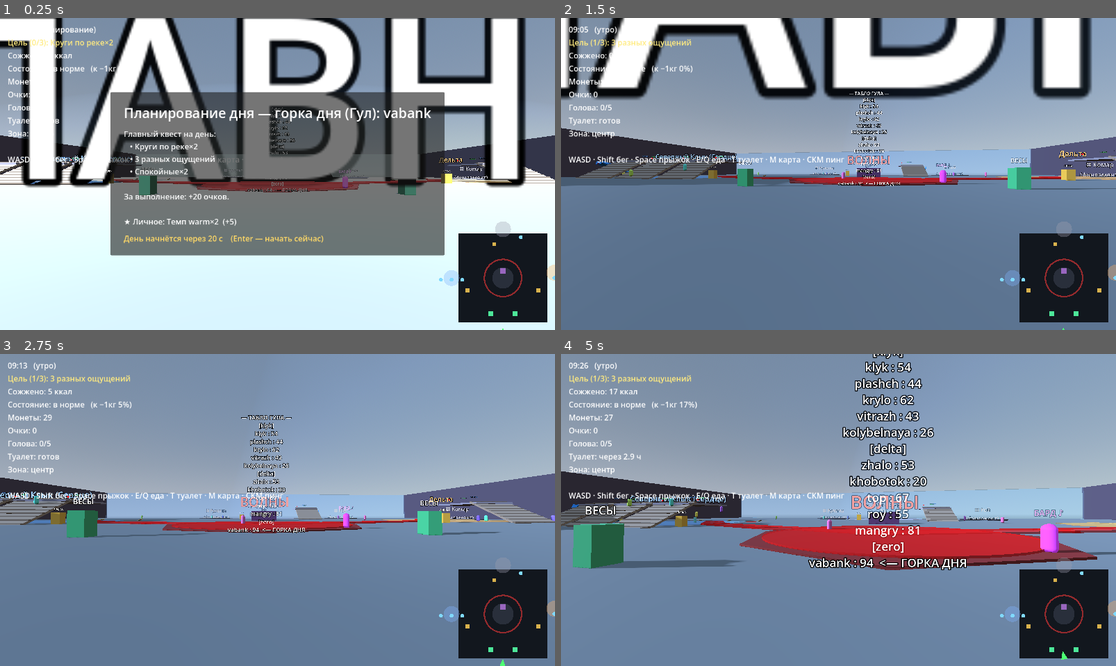
Above: before the commit, frames 1-4 (two rows, left to right).
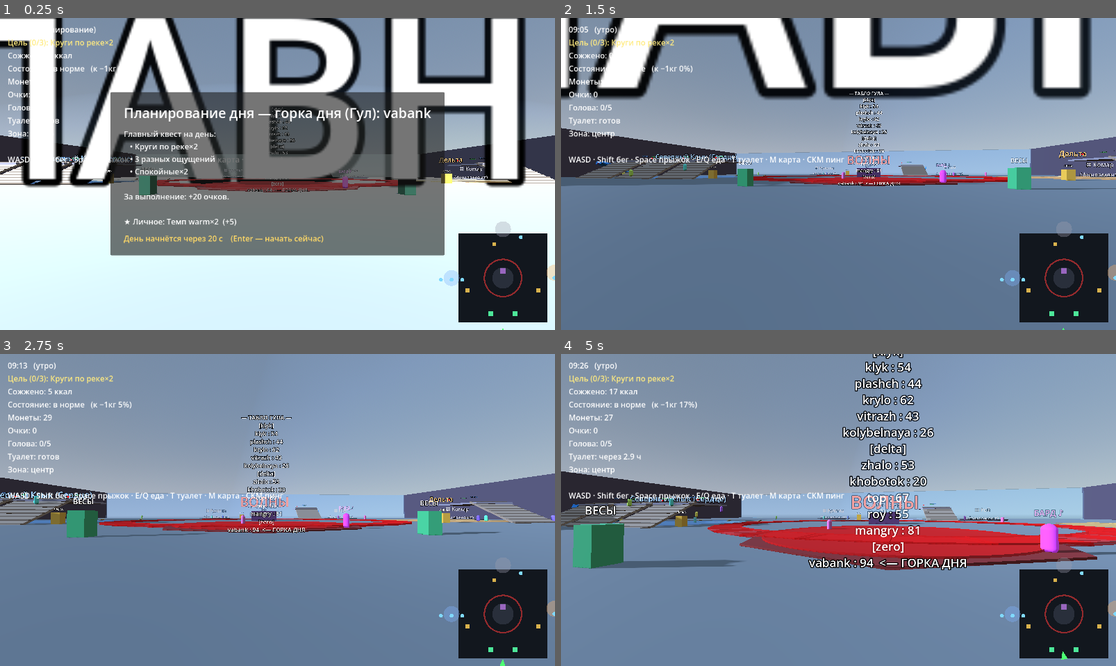
Above: after the commit, the same moments.

Repository: evangelipeep/Red-Wave
Game: Godot game, scene res://world/ParkGreybox.tscn
Two runs of this game, one before a commit and one after it. Both use one fixed random seed, a clock stepped at 60 frames per second and the inputs below. The project has no main scene, so this scene is started directly.
Inputs (mouse positions are in pixels of both pictures, inside the frame that each line leads up to):
- Up to frame 1 (0.25 s): no input
- Up to frame 2 (1.5 s): tap Enter (ui_accept) at 0.5 s; drag from (1066, 276) to (894, 105) at 0.52 s; move the mouse to (810, 174) at 1.27 s; hold W (move_forward) from 1.28 s (still down); tap E (eat_snack) at 1.35 s
- Up to frame 3 (2.75 s): keep holding W (move_forward); tap Space (jump) at 1.52 s; move the mouse to (288, 503) at 2.02 s; hold Middle mouse button (ping) from 2.03 s (still down)
- Up to frame 4 (5 s): keep holding W (move_forward); move the mouse to (832, 516) at 2.77 s; release Middle mouse button (ping) at 2.78 s; tap Shift (sprint) at 2.85 s; click (832, 516) at 2.92 s; tap Space (jump) at 3.02, 3.77, 4.52 s; move the mouse to (877, 513) at 3.52 s; hold T (toilet) 3.53-4.28 s; move the mouse to (794, 506) at 4.27 s; tap Q (eat_meal) at 4.35 s

The runs differ from the first frame. In frame 1, 0.5% of the frame differs, in the area x 20-80%, y 51-55%; in frame 2, 0.6%; in frame 3, 0.8%; in frame 4, 2.0%, in the area x 5-100%, y 6-62%.

Commit message:
feat(river): река-капилляр кольцом + счёт кругов — квест «круги по реке» реальный
- капилляр теперь замкнутый овал с течением по кругу (ленивая река)
- PlayerController считает круги по накоплению угла вокруг центра кольца
- RunState.river_laps + add_lap; QuestTracker: атом laps больше не авто-зачёт
- осталось авто только race/skip (нужны мини-игры)

Co-Authored-By: Claude Opus 4.8 <noreply@anthropic.com>

Diff:
--- a/autoload/RunState.gd
+++ b/autoload/RunState.gd
@@ -16,6 +16,7 @@
 var pings: Array = []                # активные пинги [{pos, until}] для карты/миникарты
 var souvenirs: Dictionary = {}       # купленные сувениры по лавкам (shop_id → true)
 var bard_photo: bool = false         # сделал фото с Бардом
+var river_laps: int = 0              # кругов по ленивой реке
 var offenses: int = 0                 # нарушений очереди (прыжки без очереди)
 var run_blocked: bool = false         # бег заблокирован охраной (наказание)
 var queue_jump_banned: bool = false   # после 2 нарушений — прыгать без очереди вообще нельзя
@@ -43,6 +44,7 @@
 	pings.clear()
 	souvenirs.clear()
 	bard_photo = false
+	river_laps = 0
 	personal_quest.clear()
 	offenses = 0
 	run_blocked = false
@@ -55,6 +57,10 @@
 func add_score(delta: int) -> void:
 	score += delta
 	EventBus.score_changed.emit(Net.local_id(), score)
+
+func add_lap() -> void:
+	river_laps += 1
+	EventBus.toast.emit("Круг по реке! (%d)" % river_laps)
 
 # Прыжок без очереди пойман: штраф, блок бега, реакция охраны.
 func register_offense() -> void:
--- a/player/PlayerController.gd
+++ b/player/PlayerController.gd
@@ -31,7 +31,10 @@
 var _water_surface_y: float = 0.0           # уровень поверхности текущей воды
 var _in_river: bool = false                 # в ленивой реке (есть течение)
 var _river_flow: Vector3 = Vector3.ZERO     # направление течения текущего русла
+var _river_center: Vector3 = Vector3.ZERO   # центр кольца реки (для счёта кругов)
 var _river_count: int = 0
+var _river_angle_accum: float = 0.0         # накопленный угол вокруг центра
+var _river_last_angle: float = 0.0
 var riding: bool = false        # едем с горки — движением управляет SlideRail
 var _rail: Node = null
 
@@ -172,10 +175,16 @@
 	velocity.x += horiz.x * swim_speed * water_drag * delta
 	velocity.z += horiz.z * swim_speed * water_drag * delta
 
-	# Течение ленивой реки — тащит вдоль русла (flow_dir).
+	# Течение ленивой реки — тащит вдоль русла (flow_dir) + считаем круги.
 	if _in_river:
 		velocity.x += _river_flow.x * river_drift * water_drag * delta
 		velocity.z += _river_flow.z * river_drift * water_drag * delta
+		var a := atan2(global_position.z - _river_center.z, global_position.x - _river_center.x)
+		_river_angle_accum += wrapf(a - _river_last_angle, -PI, PI)
+		_river_last_angle = a
+		if absf(_river_angle_accum) >= TAU:
+			_river_angle_accum -= TAU * signf(_river_angle_accum)
+			RunState.add_lap()
 
 	# Вертикаль (как в Minecraft): Space — всплывать, Ctrl — нырять, иначе лёгкое погружение.
 	# Всплыл к поверхности и держишь Space → мягко выходишь (уносишь ≤ swim_rise_speed).
@@ -235,6 +244,8 @@
 		_river_count += 1
 		_in_river = true
 		_river_flow = area.get_meta("flow_dir", Vector3.ZERO)
+		_river_center = area.get_meta("river_center", Vector3.ZERO)
+		_river_last_angle = atan2(global_position.z - _river_center.z, global_position.x - _river_center.x)
 
 func _on_water_exited(area: Area3D) -> void:
 	if area.is_in_group("water"):
@@ -245,6 +256,7 @@
 		_river_count = max(_river_count - 1, 0)
 		if _river_count == 0:
 			_in_river = false
+			_river_angle_accum = 0.0
 
 # Брызги от входа в воду. strength ~ скорость × вес (0.4..4.0).
 func _spawn_splash(strength: float) -> void:
--- a/systems/quest/QuestTracker.gd
+++ b/systems/quest/QuestTracker.gd
@@ -4,7 +4,7 @@
 ## завершении. Оценивает то, что уже есть (горки, вес, голова, еда, театры/шоу);
 ## атомы систем «в разработке» (лавки/гонки/очереди/круги) пока авто-зачёт.
 
-const AUTO_AXES := ["race", "skip", "laps"]
+const AUTO_AXES := ["race", "skip"]
 const EVE_19_FRAC := 10.0 / 12.0   # 19:00 при дне 09:00–21:00
 const SHOW_WINDOW := 20.0          # сек, сколько идёт шоу после старта
 
@@ -174,6 +174,8 @@
 			return Vector2i(mini(_eaten_zones.size(), 3), 3)
 		"shop":
 			return Vector2i(mini(RunState.souvenirs.size(), 3), 3)
+		"laps":
+			return Vector2i(mini(RunState.river_laps, n), n)
 		"shows":
 			return Vector2i(mini(_shows_attended, n), n)
 		_:
@@ -217,6 +219,8 @@
 			return RunState.souvenirs.size() >= 3
 		"bard":
 			return RunState.bard_photo
+		"laps":
+			return RunState.river_laps >= n
 		"shows":
 			return _shows_attended >= n
 		"weightlow":
--- a/world/ParkBuilder.gd
+++ b/world/ParkBuilder.gd
@@ -173,23 +173,22 @@
 	add_child(area)
 
 func _build_capillary() -> void:
-	# Две «ленивые» ветки-капилляры от Волн в стороны (Сердце и Дельта).
-	var left := [WAVE_POOL, Vector3(-22, 0, 14), Vector3(-40, 0, 6), Vector3(-55, 0, -10)]
-	var right := [WAVE_POOL, Vector3(24, 0, 12), Vector3(48, 0, 2), Vector3(60, 0, -16)]
-	_capillary_arm(left)
-	_capillary_arm(right)
-
-func _capillary_arm(points: Array) -> void:
-	for i in range(points.size() - 1):
-		var a: Vector3 = points[i]
-		var b: Vector3 = points[i + 1]
-		var mid := (a + b) * 0.5
-		var dir := (b - a)
+	# Ленивая река-капилляр — замкнутое кольцо (овал) вокруг центра. Течение по кругу,
+	# можно наматывать круги (квест «круги по реке»). Центр кольца — начало координат.
+	var n := 28
+	var rx := 34.0
+	var rz := 28.0
+	for i in range(n):
+		var a0 := TAU * float(i) / float(n)
+		var a1 := TAU * float(i + 1) / float(n)
+		var p0 := Vector3(cos(a0) * rx, 0, sin(a0) * rz)
+		var p1 := Vector3(cos(a1) * rx, 0, sin(a1) * rz)
+		var mid := (p0 + p1) * 0.5
+		var dir := p1 - p0
 		dir.y = 0
 		var seg_len := dir.length()
 		dir = dir.normalized()
 		var basis := Basis.looking_at(dir, Vector3.UP)
-		# Вода (визуал).
 		var vis := MeshInstance3D.new()
 		var bm := BoxMesh.new()
 		bm.size = Vector3(5, 0.3, seg_len + 1.0)
@@ -197,12 +196,12 @@
 		vis.material_override = _mat(Color(0.8, 0.05, 0.05, 0.7), true)
 		vis.transform = Transform3D(basis, mid + Vector3(0, 0.15, 0))
 		add_child(vis)
-		# Объём воды + течение вдоль русла.
 		var area := Area3D.new()
 		area.add_to_group("water")
 		area.add_to_group("river")
 		area.set_meta("surface_y", 0.3)
 		area.set_meta("flow_dir", dir)
+		area.set_meta("river_center", Vector3.ZERO)
 		var cs := CollisionShape3D.new()
 		var box := BoxShape3D.new()
 		box.size = Vector3(5, 2.0, seg_len + 1.0)
